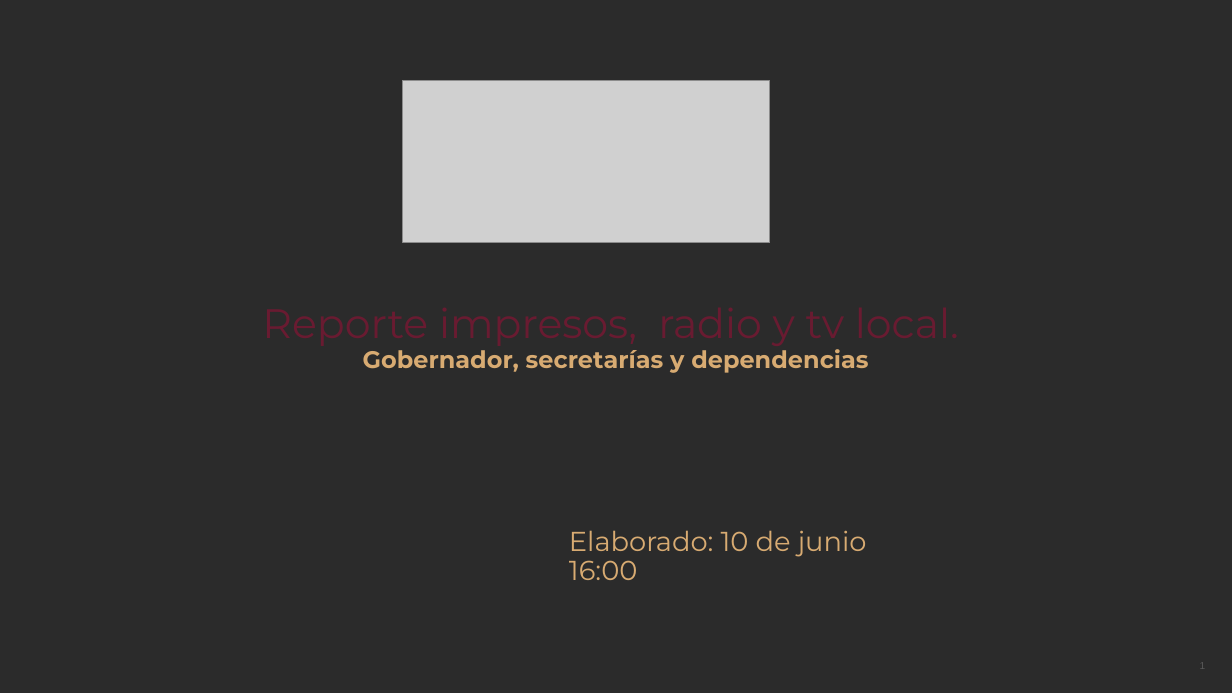
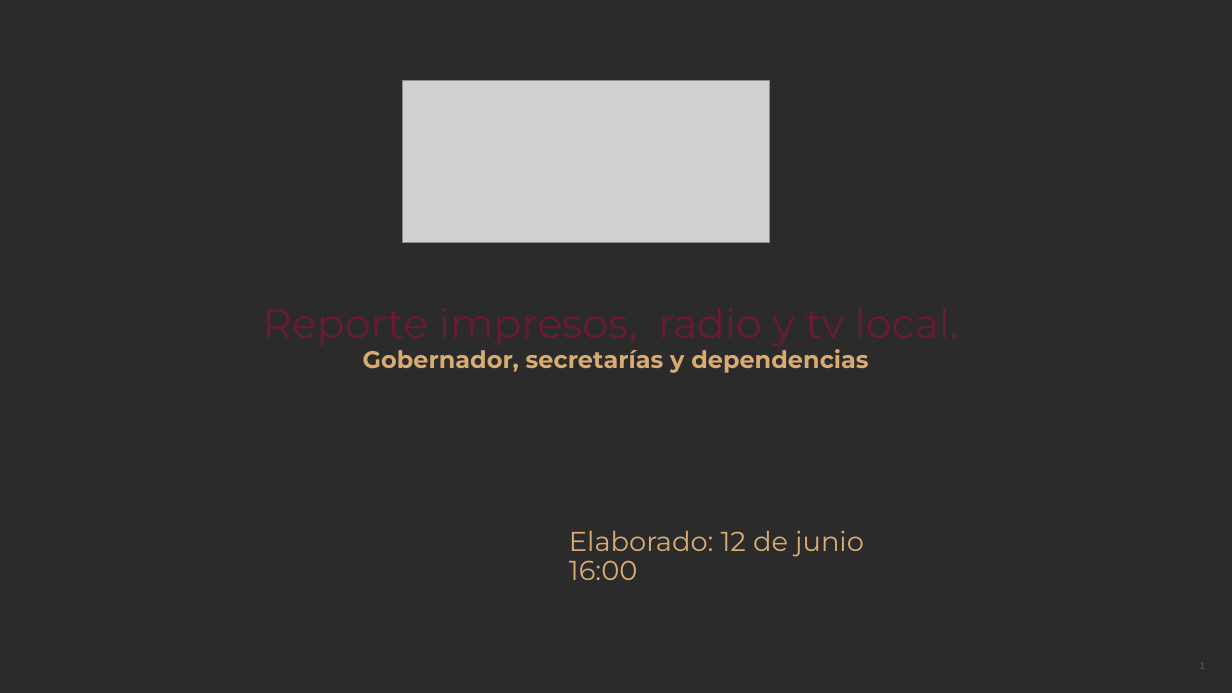
Before and after one commit to thelonious9/Reporteportadas, a slide deck: slide 1 of Reporte 120626.pptx. Drawn at 1232x693 pixels with LibreOffice and Linux fonts; fonts in the diff are those of the drawing; grey boxes stand for pictures; background and template pictures are left out; a plain dark background stands for a picture behind light text. Boxes give left, top, right and bottom in pixels: in the first picture for what was removed or moved away, otherwise in the second. Text is boxed around its words. In the diff, an @@ line names an element or a change of style, - is before the commit and + after.

```diff
--- a/Reporte 120626.pptx
+++ b/Reporte 120626.pptx
@@ text at (569,530,864,557): text changed @@
-Elaborado: 10 de junio
+Elaborado: 12 de junio
```
Also in this commit, not shown: 11 other slides changed, 1 slide removed.
